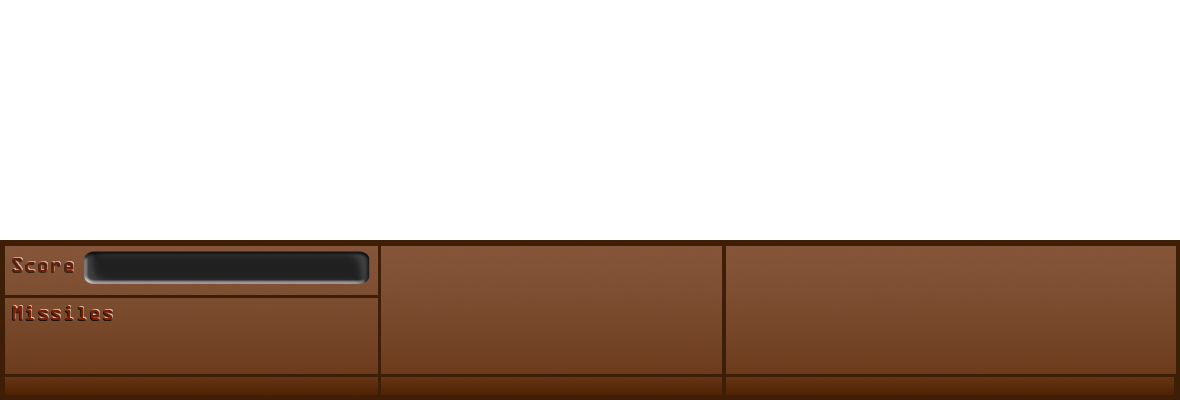
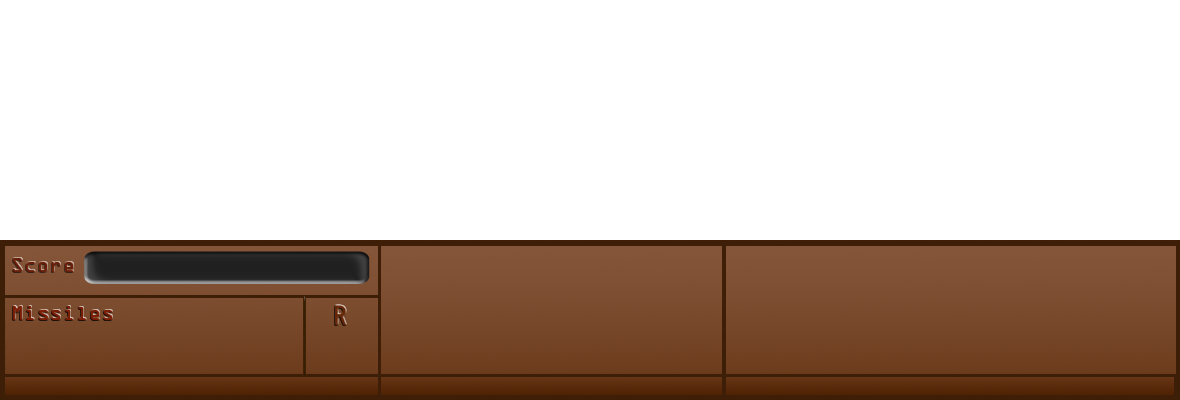
Revision of a layered (1180, 400) image; what changed, layer by layer:
added layer "R" above "Missiles" over [335, 305, 346, 326]
added layer "Forme 2" above "Calque 6" over [304, 296, 305, 376]
